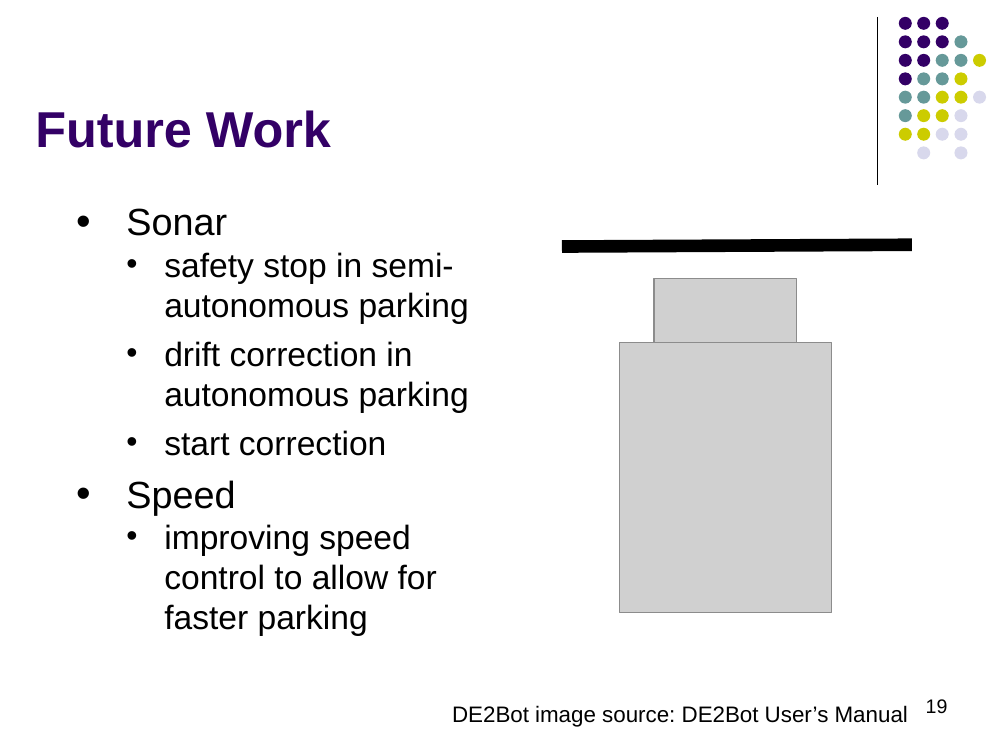
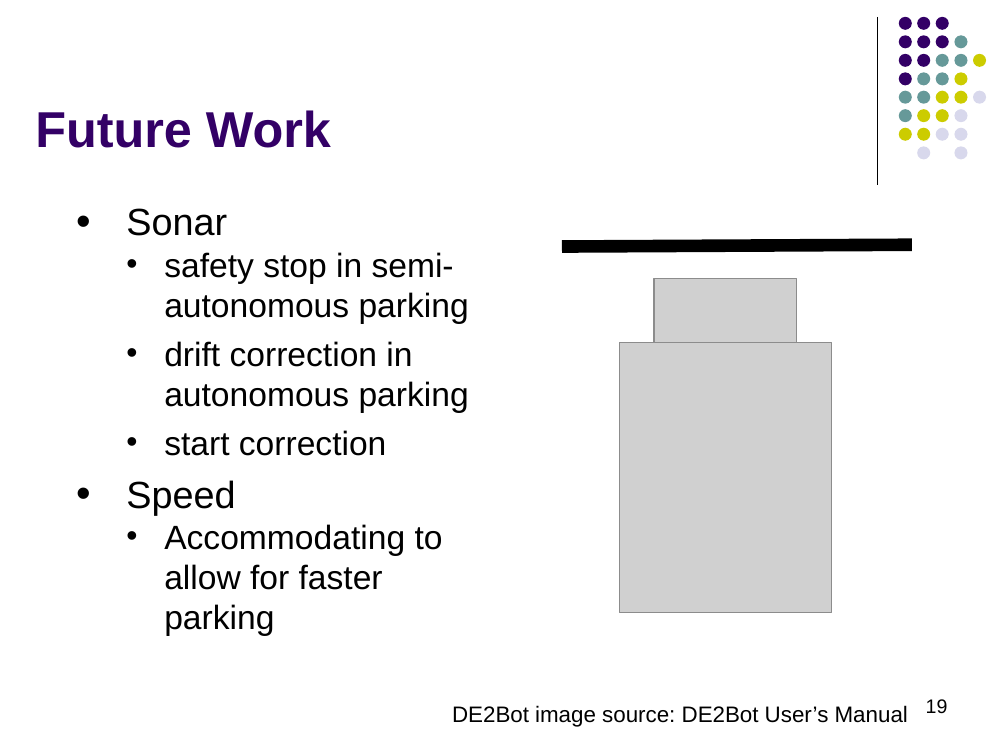
Before and after one commit to g-yotam/AutoBot-Parking, a slide deck: slide 19 of ECE2031Presentation.pptx. Drawn at 1008x756 pixels with LibreOffice and Linux fonts; fonts in the diff are those of the drawing; grey boxes stand for pictures. Boxes give left, top, right and bottom in pixels: in the first picture for what was removed or moved away, otherwise in the second. Text is boxed around its words. In the diff, an @@ line names an element or a change of style, - is before the commit and + after.

```diff
--- a/ECE2031Presentation.pptx
+++ b/ECE2031Presentation.pptx
@@ text at [164, 524, 443, 636]: text changed @@
-  • improving speed control to allow for faster parking
+  • Accommodating to allow for faster parking
```
Also in this commit, not shown: 1 other slide changed.
